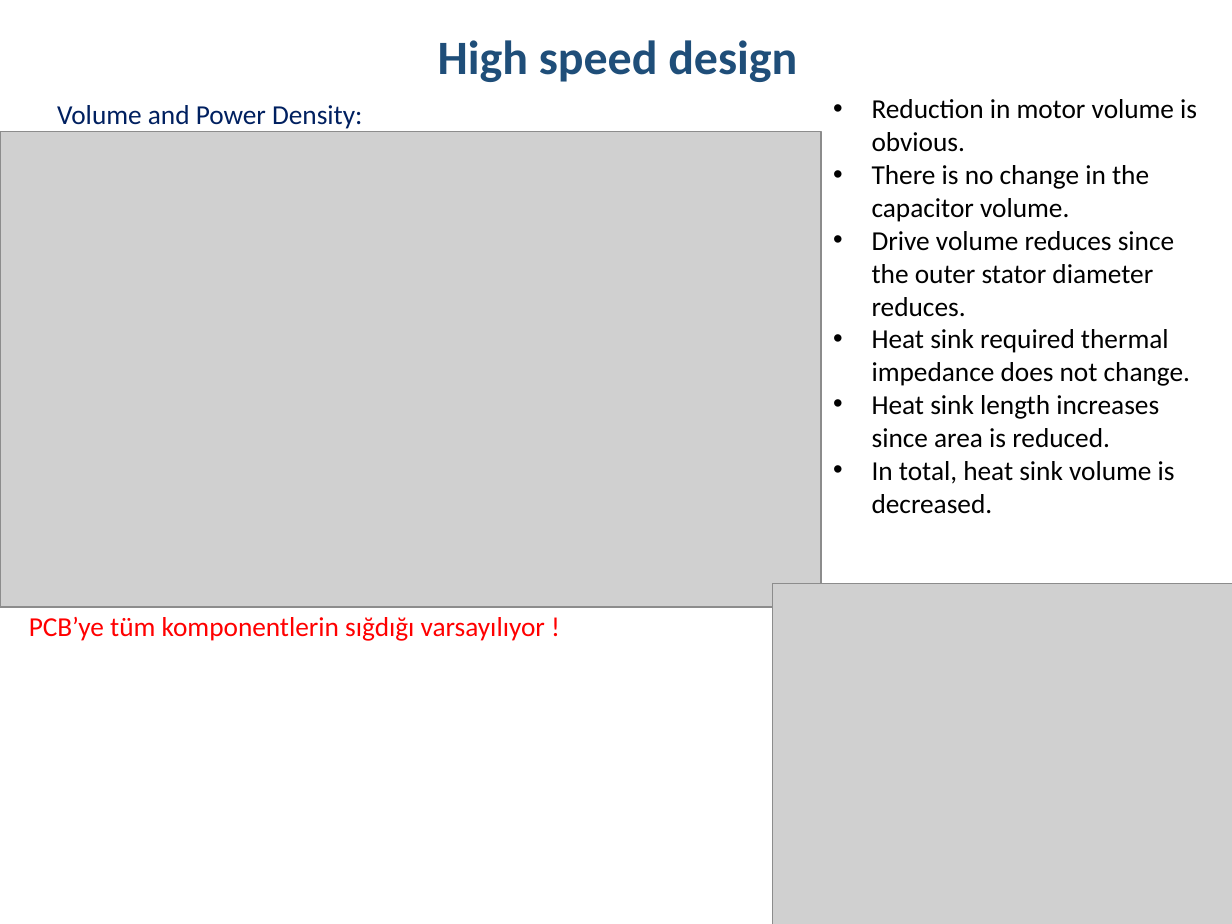
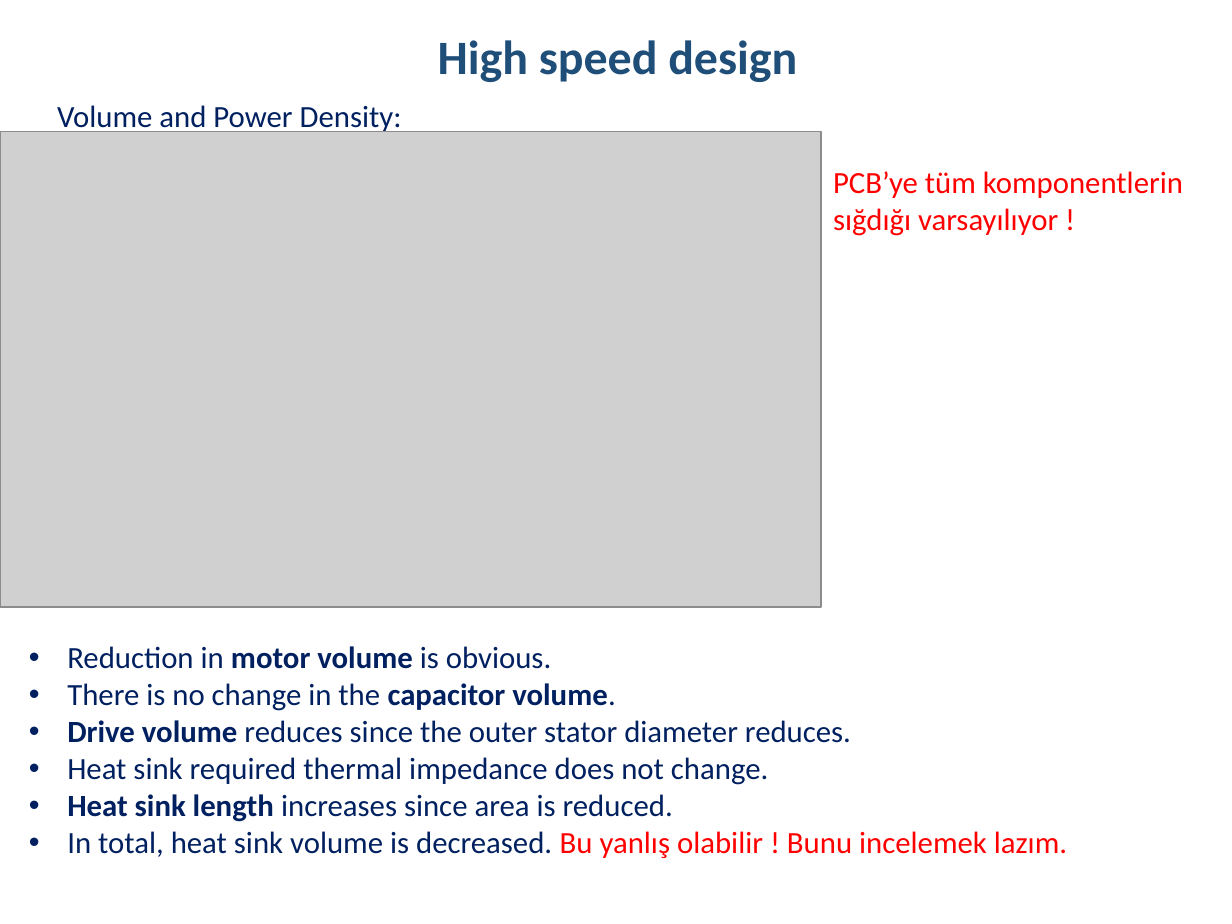
Before and after one commit to hakanpolat/IMMD, a slide deck: slide 35 of Literature/immd_ver2_research.pptx (slide 17 before the commit). Drawn at 1232x924 pixels with LibreOffice and Linux fonts; fonts in the diff are those of the drawing; grey boxes stand for pictures. Boxes give left, top, right and bottom in pixels: in the first picture for what was removed or moved away, otherwise in the second. Text is boxed around its words. In the diff, an @@ line names an element or a change of style, - is before the commit and + after.

Commit message:
Fault tolerant drives üzerine.

```diff
--- a/Literature/immd_ver2_research.pptx
+++ b/Literature/immd_ver2_research.pptx
@@ text "Volume and Power Density:" at [57,105,402,135]: size 16 to 18 pt @@
@@ text "PCB’ye tüm komponentlerin sığdığı varsayılıyor ..." at [833,171,1183,236]: size 16 to 18 pt @@
@@ text "PCB’ye tüm komponentlerin sığdığı varsayılıyor ...": place and size @@
-text "PCB’ye tüm komponentlerin sığdığı varsayılıyor ..." at [29,617,545,641]
+text "PCB’ye tüm komponentlerin sığdığı varsayılıyor ..." at [833,171,1183,236]
@@ picture removed at [772,583,1232,924] @@
@@ text "Reduction in motor volume is ...": place and size @@
-text "Reduction in motor volume is ..." at [872,99,1197,514]
+text "Reduction in motor volume is ..." at [67,646,1067,858]
@@ text at [67,646,851,822]: size 16 to 18 pt, text colour #000000 to #002060 in "Reduction in motor volume is obvious.", "There is no change in the capacitor ...", "Drive volume reduces since the outer stator ...", "Heat sink required thermal impedance does not ..." and 1 more places; bold on in "motor volume", "capacitor volume.", "Drive volume", "Heat sink length" @@
@@ text at [67,831,1067,858]: text changed; size 16 to 18 pt; text colour #000000 to #FF0000 @@
-• In total, heat sink volume is decreased.
+• In total, heat sink volume is decreased. Bu yanlış olabilir ! Bunu incelemek lazım.
```
Also in this commit, not shown: 12 other slides changed, 21 slides added, 2 slides removed, 4 other files.
